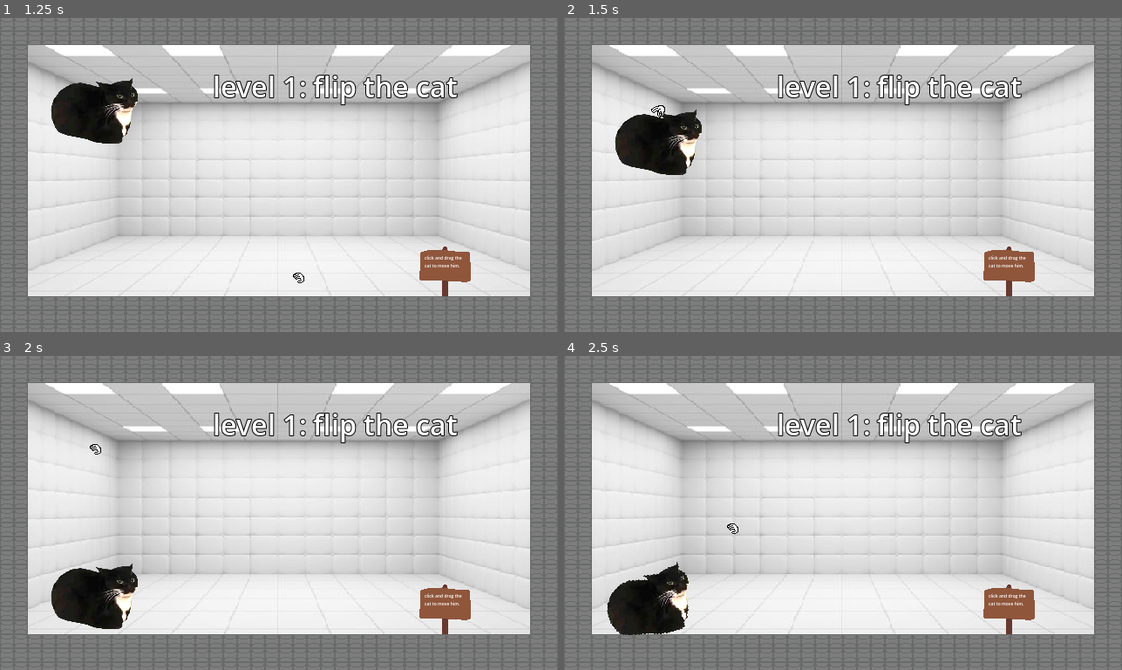
Above: before the commit, frames 1-4 (two rows, left to right).
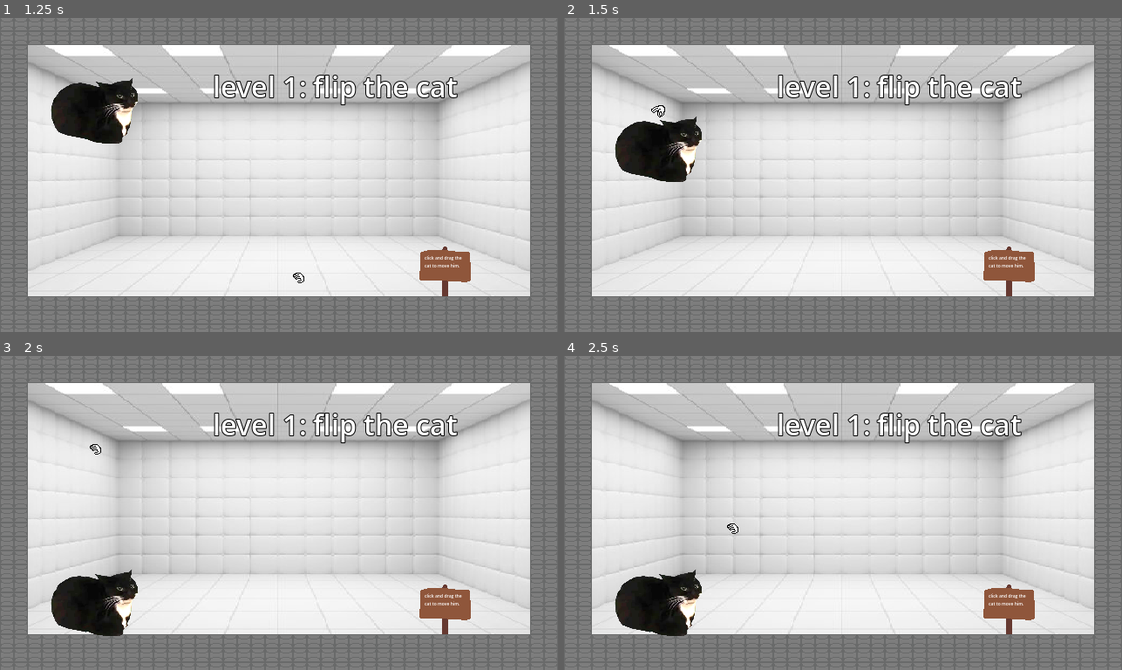
Above: after the commit, the same moments.

Repository: EuclideanBoi/cat-flipper
Game: Godot game, scene res://scenes/mainmenu.tscn
Same seed, same stepped clock (60 frames per second), same inputs: the game is played once before the commit and once after it.
Inputs (mouse positions are in pixels of both pictures, inside the frame that each line leads up to):
- Up to frame 1 (1.25 s): click (295, 278) at 0.5 s
- Up to frame 2 (1.5 s): move the mouse to (658, 112) at 1.27 s; click (658, 112) at 1.42 s
- Up to frame 3 (2 s): no input
- Up to frame 4 (2.5 s): move the mouse to (731, 528) at 2.02 s; click (731, 528) at 2.17 s

Frame 1 is identical in both runs. In frame 2, 1.0% of the frame differs, in the area x 9-25%, y 29-53%; in frame 3, 1.1%; in frame 4, 1.1%, in the area x 7-25%, y 65-90%.
Error after the commit: Parse Error: Identifier "dead" not declared in the current scope. (res://scripts/maxwell.gd:62)

Commit message:
Hyrax deferred, Maxwell fix attempt

Diff:
--- a/scripts/hyrax.gd
+++ b/scripts/hyrax.gd
@@ -29,4 +29,4 @@
 			freeze = true
 			$SFX.play()
 			await get_tree().create_timer(0.2).timeout
-			get_tree().reload_current_scene()
+			get_tree().reload_current_scene.call_deferred()
--- a/scripts/maxwell.gd
+++ b/scripts/maxwell.gd
@@ -10,7 +10,7 @@
 
 var clamp = 2000
 
-
+var alive = true
 
 # Called when the node enters the scene tree for the first time.
 func _ready():
@@ -59,12 +59,18 @@
 	mouseentered = false
 
 func _on_body_shape_entered(body_rid: RID, body: Node, _body_shape_index: int, _local_shape_index: int) -> void:
-	if body is TileMapLayer:
-		var tile_coords: Vector2i = body.get_coords_for_body_rid(body_rid)
-		var tile_data: TileData = body.get_cell_tile_data(tile_coords)
-		print(tile_data.get_collision_polygons_count(1))
-		if tile_data.get_collision_polygons_count(1) > 0:
-			get_tree().reload_current_scene.call_deferred()
+	if dead:
+		return
+	if not (body is TileMapLayer):
+		return
+
+	var tile_coords: Vector2i = body.get_coords_for_body_rid(body_rid)
+	var tile_data: TileData = body.get_cell_tile_data(tile_coords)
+	# print(tile_data.get_collision_polygons_count(1))
+	if tile_data == null:
+		return
+	if tile_data.get_collision_polygons_count(1) > 0:
+		get_tree().reload_current_scene.call_deferred()
 
 
 func _on_body_entered(body: Node) -> void:
